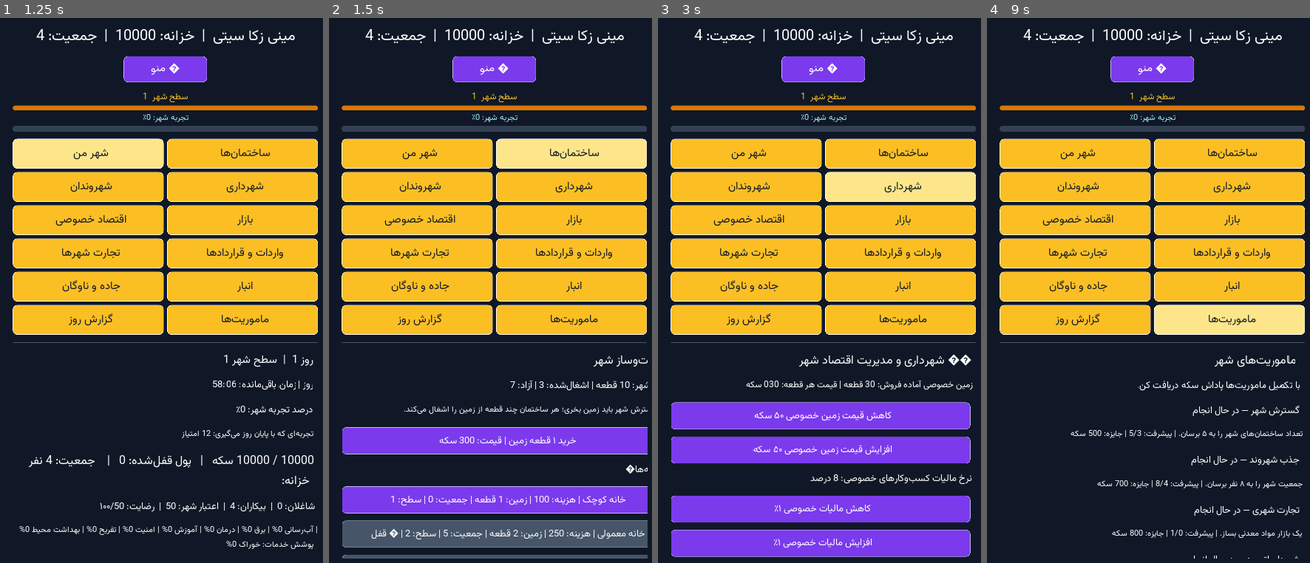
Above: before the commit, frames 1-4 (left to right).
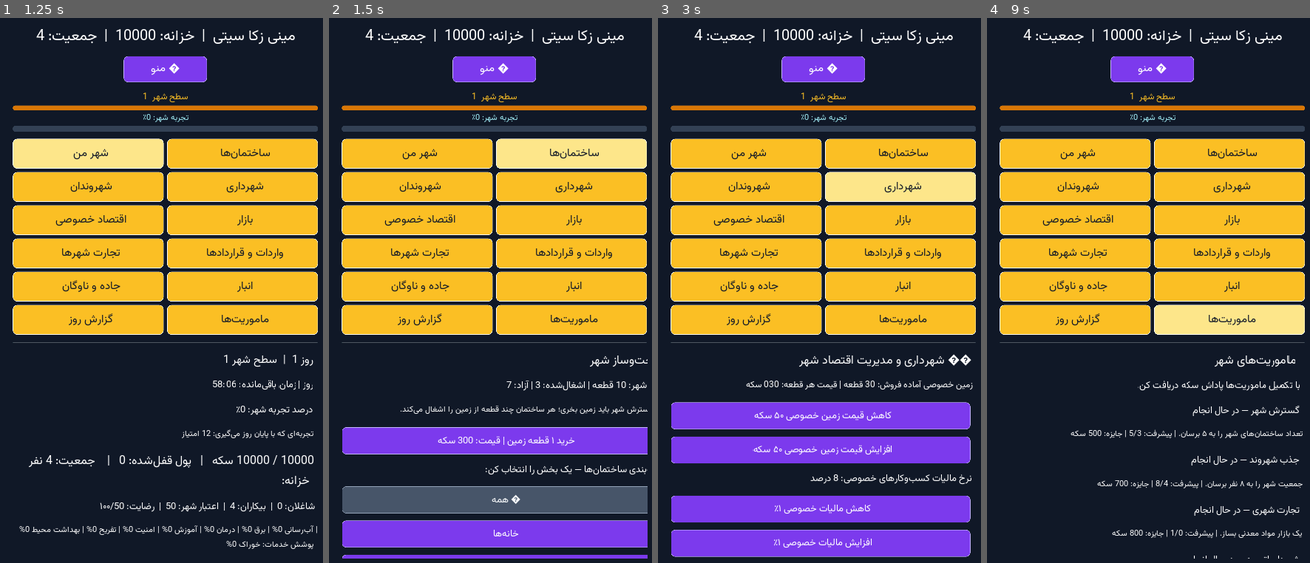
Above: after the commit, the same moments.

Repository: zekainstabot/mini-zeka-city
Game: Godot game, scene res://Main.tscn
The game is run twice, just before and just after one commit, with the same random seed, the same clock (stepped at 60 frames per second) and the same inputs.
Inputs:
- Up to frame 1 (1.25 s): click "ﻦﻣ ﺮﻬﺷ" at 0.5 s
- Up to frame 2 (1.5 s): click "ﺎﻫ‌ﻥﺎﻤﺘﺧﺎﺳ" at 1.25 s
- Up to frame 3 (3 s): click "ﻥﺍﺪﻧﻭﺮﻬﺷ" at 2 s; click "ﯼﺭﺍﺩﺮﻬﺷ" at 2.75 s
- Up to frame 4 (9 s): click "ﯽﺻﻮﺼﺧ ﺩﺎﺼﺘﻗﺍ" at 3.5 s; click "ﺭﺍﺯﺎﺑ" at 4.25 s; click "ﺎﻫﺮﻬﺷ ﺕﺭﺎﺠﺗ" at 5 s; click "ﺎﻫﺩﺍﺩﺭﺍﺮﻗ ﻭ ﺕﺍﺩﺭﺍﻭ" at 5.75 s; click "ﻥﺎﮔﻭﺎﻧ ﻭ ﻩﺩﺎﺟ" at 6.5 s; click "ﺭﺎﺒﻧﺍ" at 7.25 s; click "ﺯﻭﺭ ﺵﺭﺍﺰﮔ" at 8 s; click "ﺎﻫ‌ﺖﯾﺭﻮﻣﺎﻣ" at 8.75 s

Frame 1 is identical in both runs. In frame 2, 12% of the frame differs, in the area x 4-99%, y 61-100%; in frame 3, less than 0.1%; in frame 4, less than 0.1%.

Commit message:
Organize building menu into selectable categories

Diff:
--- a/scripts/Main.gd
+++ b/scripts/Main.gd
@@ -13,6 +13,7 @@
 var level_status_label = null
 var xp_progress_label = null
 var selected_home_building_id = ""
+var selected_building_category = "همه"
 var selected_demolish_quantity = 1
 var clock_cycle_seconds = 0.0
 var clock_label = null
@@ -437,32 +438,38 @@
 			_add_label("برای گسترش شهر باید زمین بخری؛ هر ساختمان چند قطعه از زمین را اشغال می‌کند.", 15)
 			var land_button = _add_button("خرید ۱ قطعه زمین | قیمت: %d سکه" % game.get_land_unit_price(), self, "buy_land")
 			land_button.disabled = game.get_available_money() < game.get_land_unit_price()
-			var categories = ["خانه‌ها","کشاورزی","کارخانه‌ها","کسب‌وکارها","خدمات شهری","تفریح و فرهنگ","انبارها","زیرساخت"]
+			var categories = ["همه","خانه‌ها","کشاورزی","معادن","کارخانه‌ها","کسب‌وکارها","خدمات شهری","تفریح و فرهنگ","انبارها","زیرساخت"]
+			_add_label("دسته‌بندی ساختمان‌ها — یک بخش را انتخاب کن:", 18)
 			for category in categories:
-				_add_label("【"+category+"】", 18)
-				for id in game.get_building_definitions().keys():
-					var data = game.get_building_definitions()[id]
-					if data.category != category:
-						continue
-					var population_unlocked = s.population >= int(data.unlock)
-					var required_level = int(data.get("level_unlock", 1))
-					var level_unlocked = int(s.level) >= required_level
-					var unlocked = population_unlocked and level_unlocked
-					var label = "%s | هزینه: %d | زمین: %d قطعه | جمعیت: %d | سطح: %d" % [data.name,data.cost,game.get_land_size(id),data.unlock,required_level]
-					if not population_unlocked or not level_unlocked:
-						label += " | 🔒 قفل"
-					var b = _add_button(label, self, "build_building", [id])
-					b.disabled = not unlocked or game.get_available_money() < int(data.cost) or game.get_land_free() < game.get_land_size(id) or (id == "central_bank" and int(s.get("central_bank_rebuild_days_left",0)) > 0)
-			# Dedicated mining section to ensure extraction buildings are always listed clearly.
-			_add_label("⛏️ معادن و استخراج", 20)
-			for mine_building_id in ["stone_mine", "iron_mine"]:
-				var mine_data = game.get_building_definitions()[mine_building_id]
-				var mine_unlocked = int(s.population) >= int(mine_data.unlock) and int(s.level) >= int(mine_data.get("level_unlock", 1))
-				var mine_text = "%s | هزینه: %d | زمین: %d قطعه | جمعیت لازم: %d | سطح لازم: %d" % [mine_data.name, int(mine_data.cost), game.get_land_size(mine_building_id), int(mine_data.unlock), int(mine_data.get("level_unlock", 1))]
-				if not mine_unlocked:
-					mine_text += " | 🔒 قفل"
-				var mine_button = _add_button(mine_text, self, "build_building", [mine_building_id])
-				mine_button.disabled = not mine_unlocked or game.get_available_money() < int(mine_data.cost) or game.get_land_free() < game.get_land_size(mine_building_id)
+				var category_button = _add_button(("✓ " if selected_building_category == category else "") + category, self, "select_building_category", [category])
+				category_button.disabled = selected_building_category == category
+			var visible_buildings = 0
+			for id in game.get_building_definitions().keys():
+				var data = game.get_building_definitions()[id]
+				if selected_building_category != "همه" and str(data.get("category","")) != selected_building_category:
+					continue
+				visible_buildings += 1
+				var population_unlocked = s.population >= int(data.unlock)
+				var required_level = int(data.get("level_unlock", 1))
+				var level_unlocked = int(s.level) >= required_level
+				var unlocked = population_unlocked and level_unlocked
+				var label = "%s | هزینه: %d | زمین: %d قطعه | جمعیت: %d | سطح: %d" % [data.name,data.cost,game.get_land_size(id),data.unlock,required_level]
+				if not population_unlocked or not level_unlocked:
+					label += " | 🔒 قفل"
+				var b = _add_button(label, self, "build_building", [id])
+				b.disabled = not unlocked or game.get_available_money() < int(data.cost) or game.get_land_free() < game.get_land_size(id) or (id == "central_bank" and int(s.get("central_bank_rebuild_days_left",0)) > 0)
+			if visible_buildings == 0:
+				_add_label("در این دسته ساختمانی تعریف نشده است.", 16)
+			if selected_building_category == "همه" or selected_building_category == "معادن":
+				_add_label("مدیریت معادن:", 18)
+				for mine_index in range(game.get_mines().size()):
+					var mine = game.get_mines()[mine_index]
+					var mine_status = ("فعال" if bool(mine.get("active",false)) else "متوقف")
+					if str(mine.get("resource","")) == "iron_ore":
+						mine_status += " | ذخیره: %d" % int(mine.get("remaining",0))
+						if int(mine.get("remaining",0)) <= 0:
+							_add_button("شارژ معدن آهن — ۱۰۰۰ سکه", self, "refill_mine", [mine_index])
+					_add_label("%s — %s" % [game.get_resource_definitions()[str(mine.get("resource","stone"))].name,mine_status])
 			_add_label("مدیریت معادن:", 18)
 			for mine_index in range(game.get_mines().size()):
 				var mine = game.get_mines()[mine_index]
@@ -714,6 +721,10 @@
 			count += 1
 	return count
 
+func select_building_category(category):
+	selected_building_category = str(category)
+	show_page("buildings")
+
 func refill_mine(index):
 	var result = game.refill_iron_mine(index)
 	show_page("buildings")
